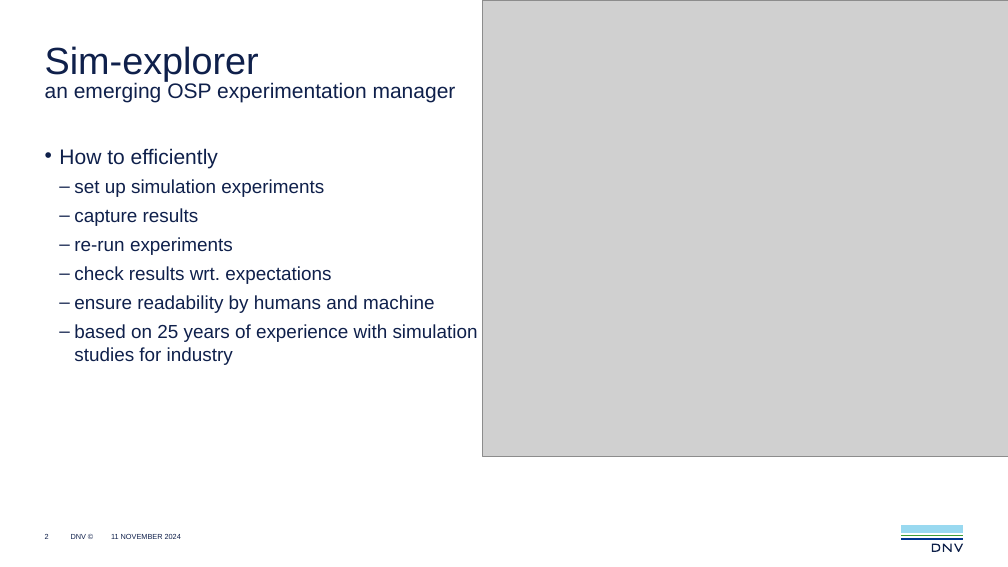
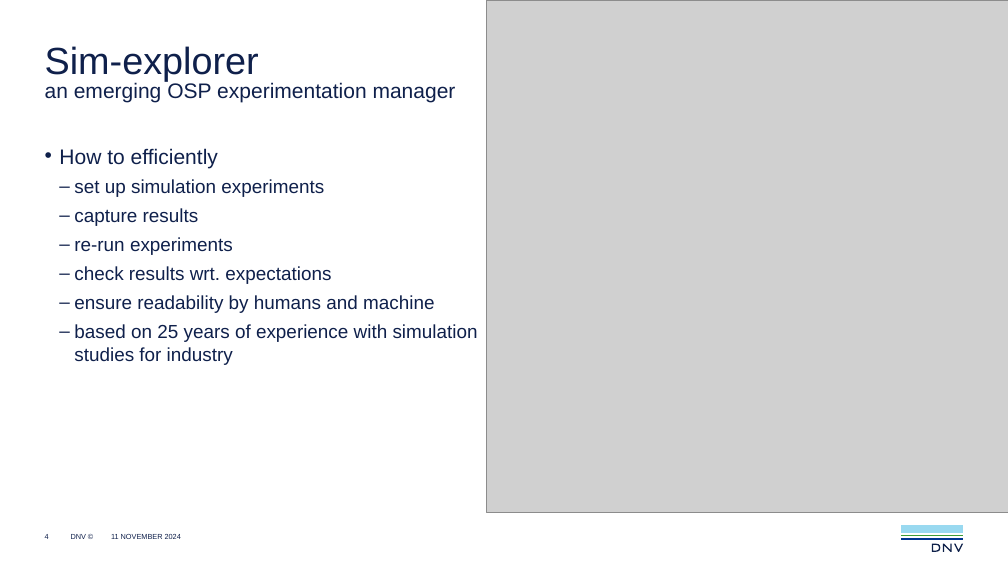
Before and after one commit to dnv-opensource/sim-explorer, a slide deck: slide 4 of docs/source/sim-explorer.pptx (slide 2 before the commit). Drawn at 1008x567 pixels with LibreOffice and Linux fonts; fonts in the diff are those of the drawing; grey boxes stand for pictures. Boxes give left, top, right and bottom in pixels: in the first picture for what was removed or moved away, otherwise in the second. Text is boxed around its words. In the diff, an @@ line names an element or a change of style, - is before the commit and + after.

```diff
--- a/docs/source/sim-explorer.pptx
+++ b/docs/source/sim-explorer.pptx
@@ picture: place and size @@
-picture at <box>482,0,1008,456</box>
+picture at <box>486,0,1008,513</box>
@@ page number at <box>45,534,49,539</box>: text changed @@
-2
+4
```
Also in this commit, not shown: 4 other slides changed, 2 slides added.
